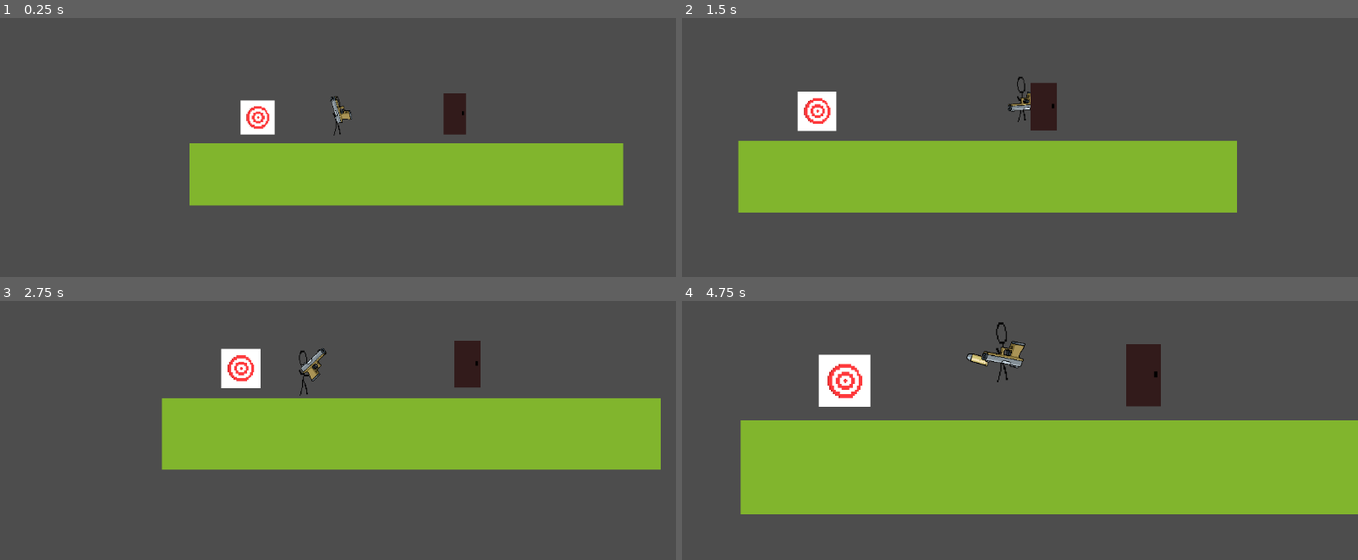
Above: before the commit, frames 1-4 (two rows, left to right).
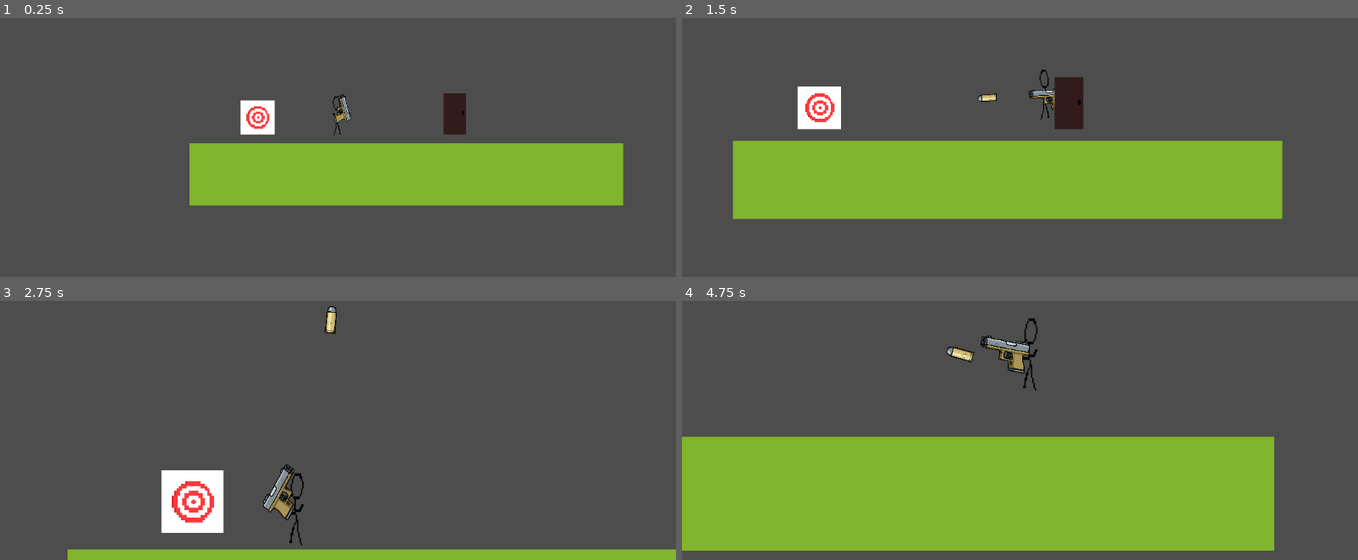
Above: after the commit, the same moments.

Repository: Panda248/Emu-War
Game: Godot game, scene res://scenes/Level.tscn
Two runs of this game, one before a commit and one after it. Both use one fixed random seed, a clock stepped at 60 frames per second and the inputs below.
Inputs (mouse positions are in pixels of both pictures, inside the frame that each line leads up to):
- Up to frame 1 (0.25 s): no input
- Up to frame 2 (1.5 s): tap Enter (ui_accept) at 0.5 s; move the mouse to (1168, 67) at 0.52 s; hold D (move_right) from 0.53 s (still down); click (1168, 67) at 0.6 s; tap W (jump) at 0.77 s; move the mouse to (884, 106) at 1.27 s; click (884, 106) at 1.35 s
- Up to frame 3 (2.75 s): tap W (jump) at 1.52 s; move the mouse to (outside the picture) at 2.02 s; release D (move_right) at 2.03 s; hold A (move_left) from 2.03 s (still down); click (outside the picture) at 2.1 s
- Up to frame 4 (4.75 s): move the mouse to (986, 446) at 2.77 s; release A (move_left) at 2.78 s; hold D (move_right) 2.78-4.28 s; click (986, 446) at 2.85 s; tap W (jump) at 3.02, 3.77, 4.52 s; move the mouse to (1222, 427) at 3.52 s; click (1222, 427) at 3.6 s; move the mouse to (817, 313) at 4.27 s; hold A (move_left) from 4.28 s (still down); click (817, 313) at 4.35 s

The runs differ from the first frame. In frame 1, 0.2% of the frame differs, in the area x 48-53%, y 29-41%; in frame 2, 6.6%; in frame 3, 29%, in the area x 10-100%, y 1-100%; in frame 4, 28%.

Commit message:
player and gun flip

Diff:
--- a/Bullet.gd
+++ b/Bullet.gd
@@ -18,6 +18,7 @@
 		set_global_rotation(angleTo)
 	velocity = Vector2.RIGHT.rotated(rotation)*MOVE_SPEED
 
+
 	if move_and_slide():
 		get_parent().changeToPlayer()
 
--- a/Gun.gd
+++ b/Gun.gd
@@ -11,3 +11,8 @@
 	angleTo = lerp_angle(global_rotation, angleTo, 1.0)
 	angleTo = clamp(angleTo, global_rotation - 1, global_rotation + 1)
 	set_global_rotation(angleTo)
+	print(angleTo)
+	if angleTo > -PI/2 and angleTo < PI/2:
+		get_node("Sprite2D").set_flip_v(false)
+	else:
+		get_node("Sprite2D").set_flip_v(true)
--- a/Gun.tscn
+++ b/Gun.tscn
@@ -13,4 +13,4 @@
 texture = ExtResource("2_a80c6")
 
 [node name="Point" type="Marker2D" parent="."]
-position = Vector2(196.667, -73.3333)
+position = Vector2(320, -76.6666)
--- a/Player.gd
+++ b/Player.gd
@@ -7,7 +7,6 @@
 # Get the gravity from the project settings to be synced with RigidBody nodes.
 var gravity = ProjectSettings.get_setting("physics/2d/default_gravity")
 
-
 func _physics_process(delta):
 	# Add the gravity.
 	if not is_on_floor():
@@ -16,9 +15,15 @@
 	# Handle Jump.
 	if Input.is_action_just_pressed("jump") and is_on_floor():
 		velocity.y = JUMP_VELOCITY
-
 	# Get the input direction and handle the movement/deceleration.
 	# As good practice, you should replace UI actions with custom gameplay actions.
+	if Input.is_action_just_pressed("move_left"):
+		get_node("Sprite2D").set_flip_h(true)
+		$Gun.position = $LeftHand.position
+	elif Input.is_action_just_pressed("move_right"):
+		get_node("Sprite2D").set_flip_h(false)
+		$Gun.position = $RightHand.position
+
 	var direction = Input.get_axis("move_left", "move_right")
 	if direction:
 		velocity.x = direction * SPEED
--- a/Player.tscn
+++ b/Player.tscn
@@ -20,3 +20,9 @@
 
 [node name="Gun" parent="." instance=ExtResource("3_uk1fm")]
 position = Vector2(21, 5)
+
+[node name="LeftHand" type="Marker2D" parent="."]
+position = Vector2(-17, 2)
+
+[node name="RightHand" type="Marker2D" parent="."]
+position = Vector2(20, 8)
--- a/scripts/World.gd
+++ b/scripts/World.gd
@@ -22,7 +22,6 @@
 	$Camera2D.zoom = Vector2(zoom, zoom)
 	if Input.is_action_just_pressed("shoot"):
 		if currentForm == 0:
-
 			$Bullet.rotation = $Player/Gun.rotation
 			changeToBullet()
 		else:
Not shown: 1 places in scenes/Level.tscn that only renumber resources
